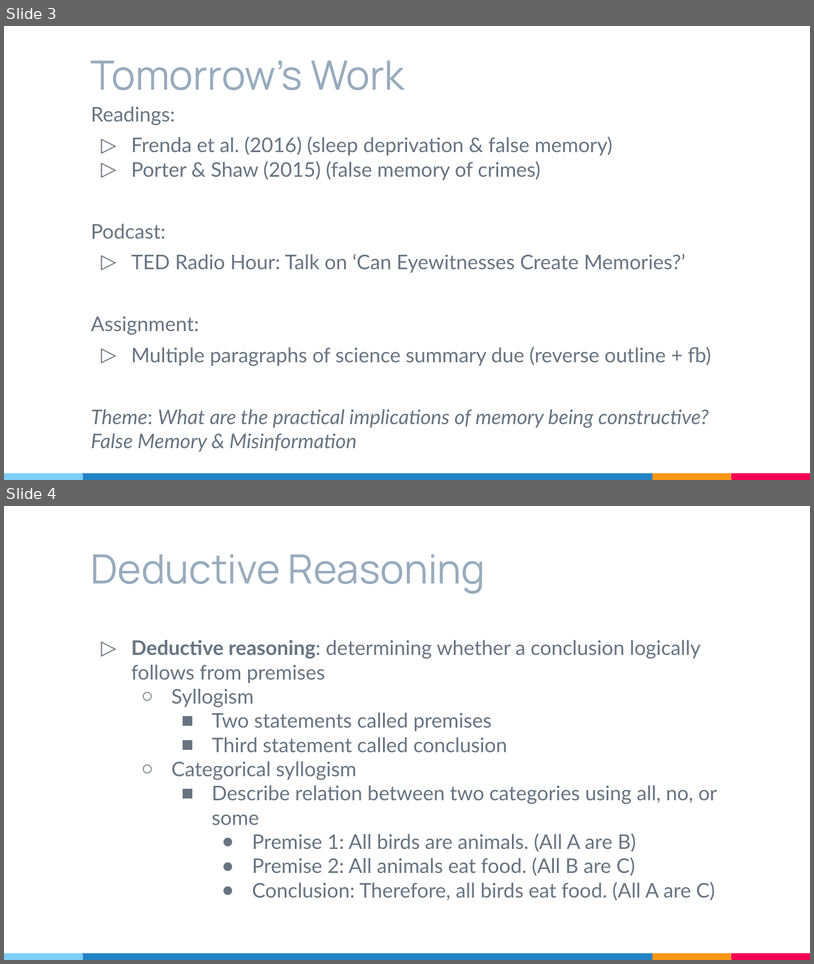
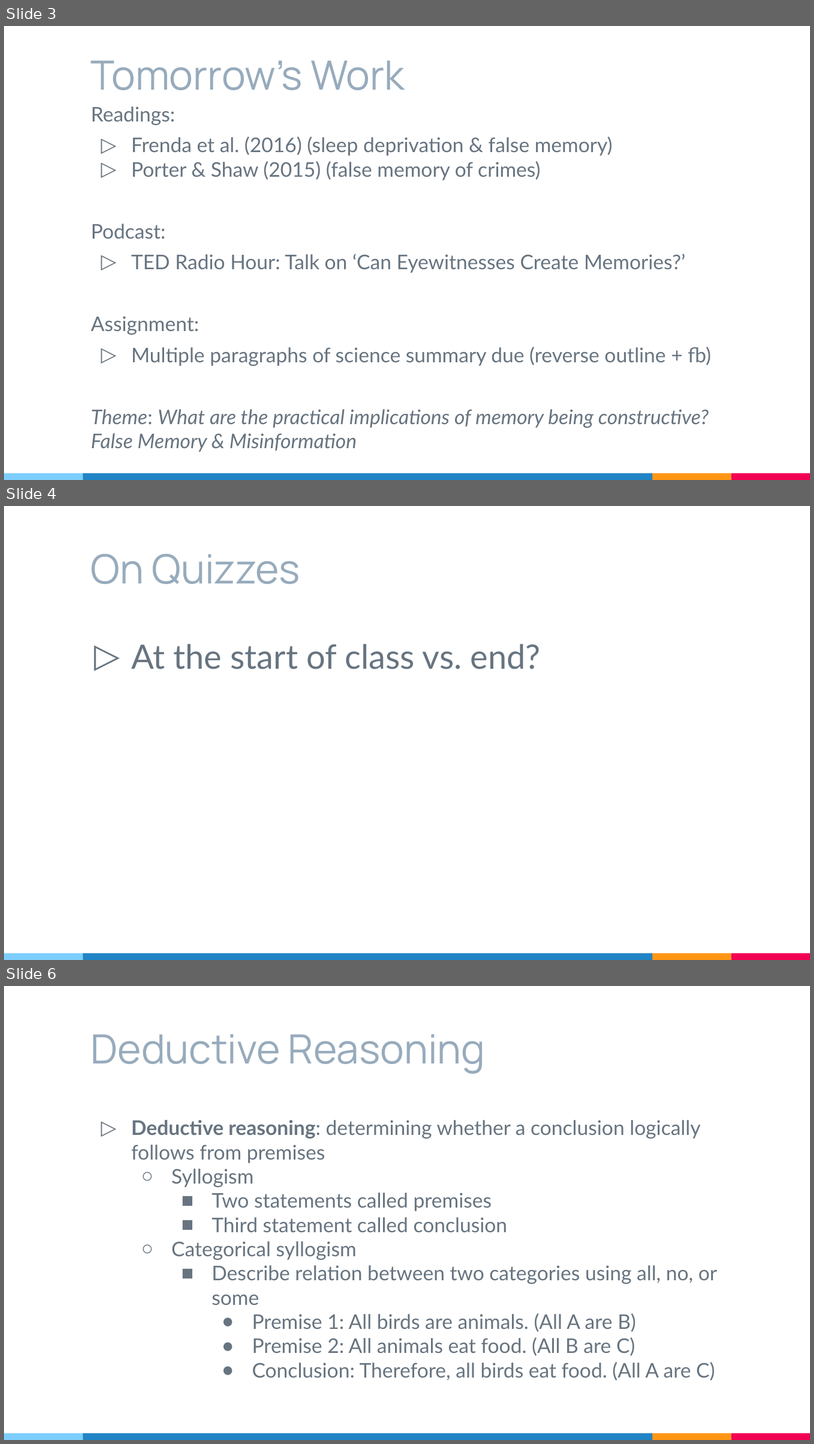
Before and after one commit to cogpsychduke2019/cogpsychduke2019.github.io, a slide deck: files/CogPsychDay18.pptx. Shown one above the other, each under a label of ours: slides 3 and 4 before the commit, slides 3, 4 and 6 after it; the slides between them are not shown. The pictures are 814x964 and 814x1444 pixels, drawn with LibreOffice and Linux fonts; fonts in the diff are those of the drawing. Boxes give left, top, right and bottom in pixels: in the first picture for what was removed or moved away, otherwise in the second. Text is boxed around its words. In the diff, an @@ line names an element or a change of style, - is before the commit and + after.

```diff
--- a/files/CogPsychDay18.pptx
+++ b/files/CogPsychDay18.pptx
@@ slide 4 added at box(4, 506, 810, 960), background #FFFFFF; not listed: 4 template elements that a slide beside it also shows @@
@@ title added at box(91, 554, 300, 584), 36 pt, text #97ABBC @@
+On Quizzes
@@ text added at box(131, 644, 541, 669), 30 pt, text #677480 @@
+▷ At the start of class vs. end?
@@ what was slide 4 is now slide 6 @@
```
Also in this commit, not shown: 1 slide changed, 1 other slide added.
